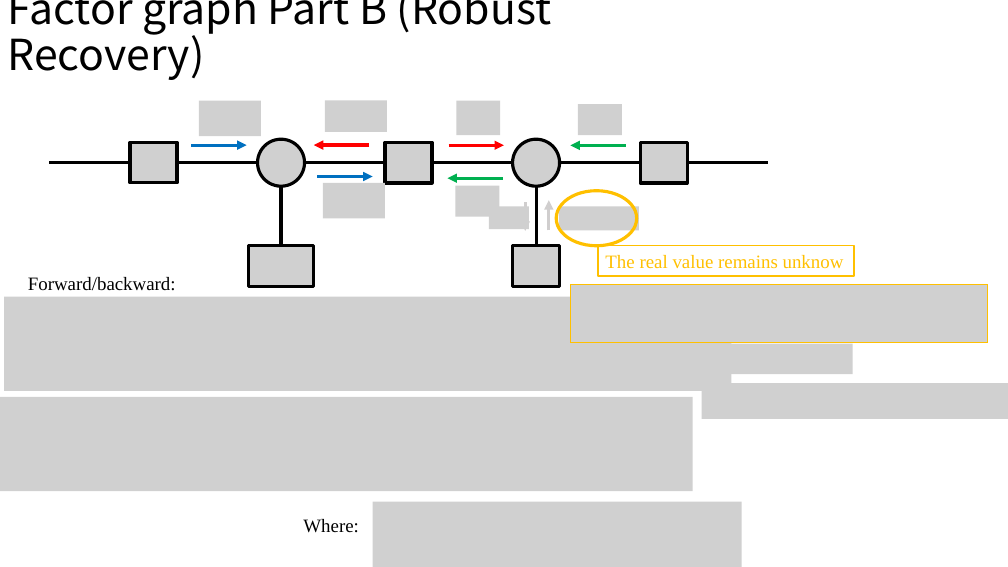
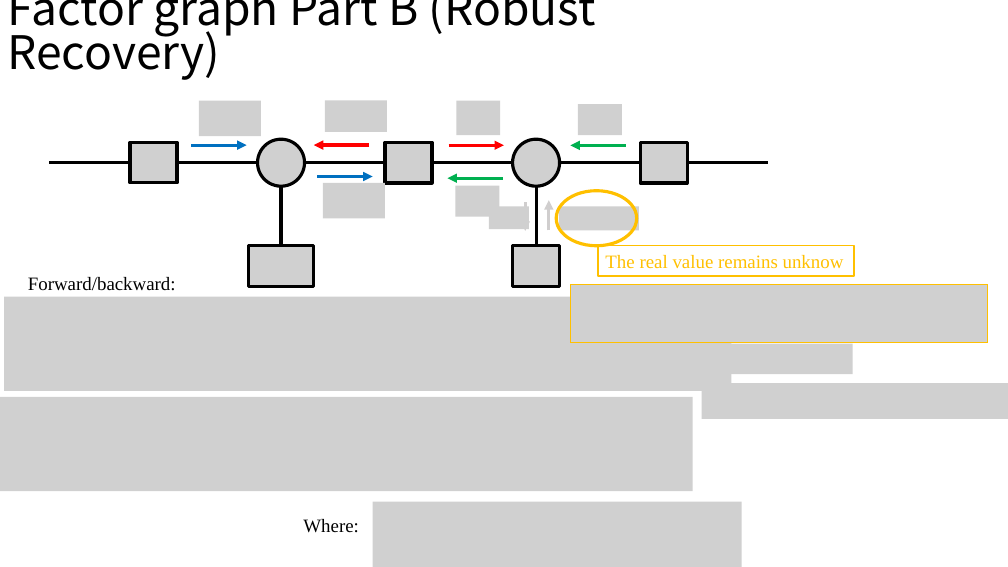
Before and after one commit to Brook1711/RIS-Angular-Domain, a slide deck: slide 20 of doc/RIS-angular-domain组会汇报.pptx. Drawn at 1008x567 pixels with LibreOffice and Linux fonts; fonts in the diff are those of the drawing; grey boxes stand for pictures. Boxes give left, top, right and bottom in pixels: in the first picture for what was removed or moved away, otherwise in the second. Text is boxed around its words. In the diff, an @@ line names an element or a change of style, - is before the commit and + after.

```diff
--- a/doc/RIS-angular-domain组会汇报.pptx
+++ b/doc/RIS-angular-domain组会汇报.pptx
@@ text "Factor graph Part B (Robust ..." at (8,0,596,80): size 40.7 to 44 pt; line spacing 0.9 to 0.8 @@
```
Also in this commit, not shown: 1 other slide changed.
